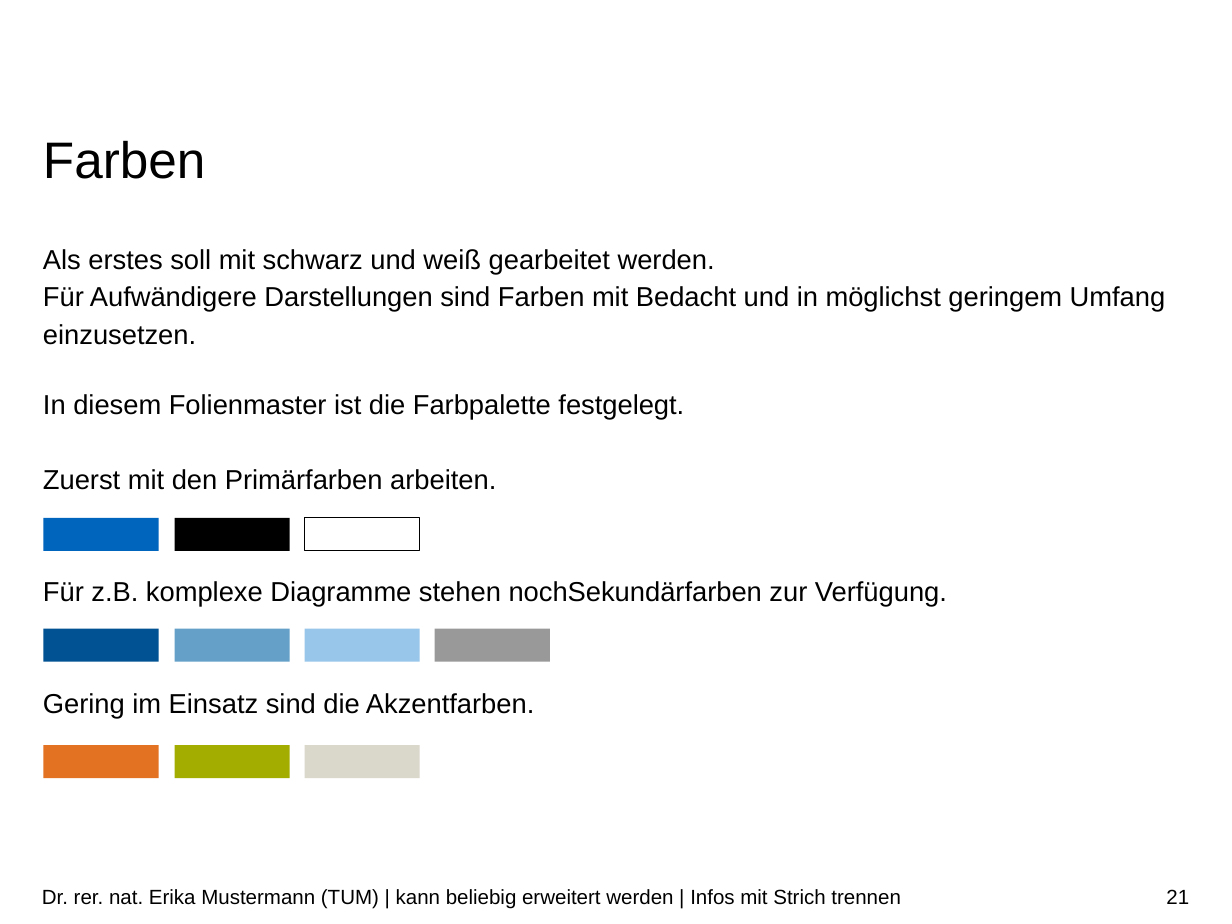
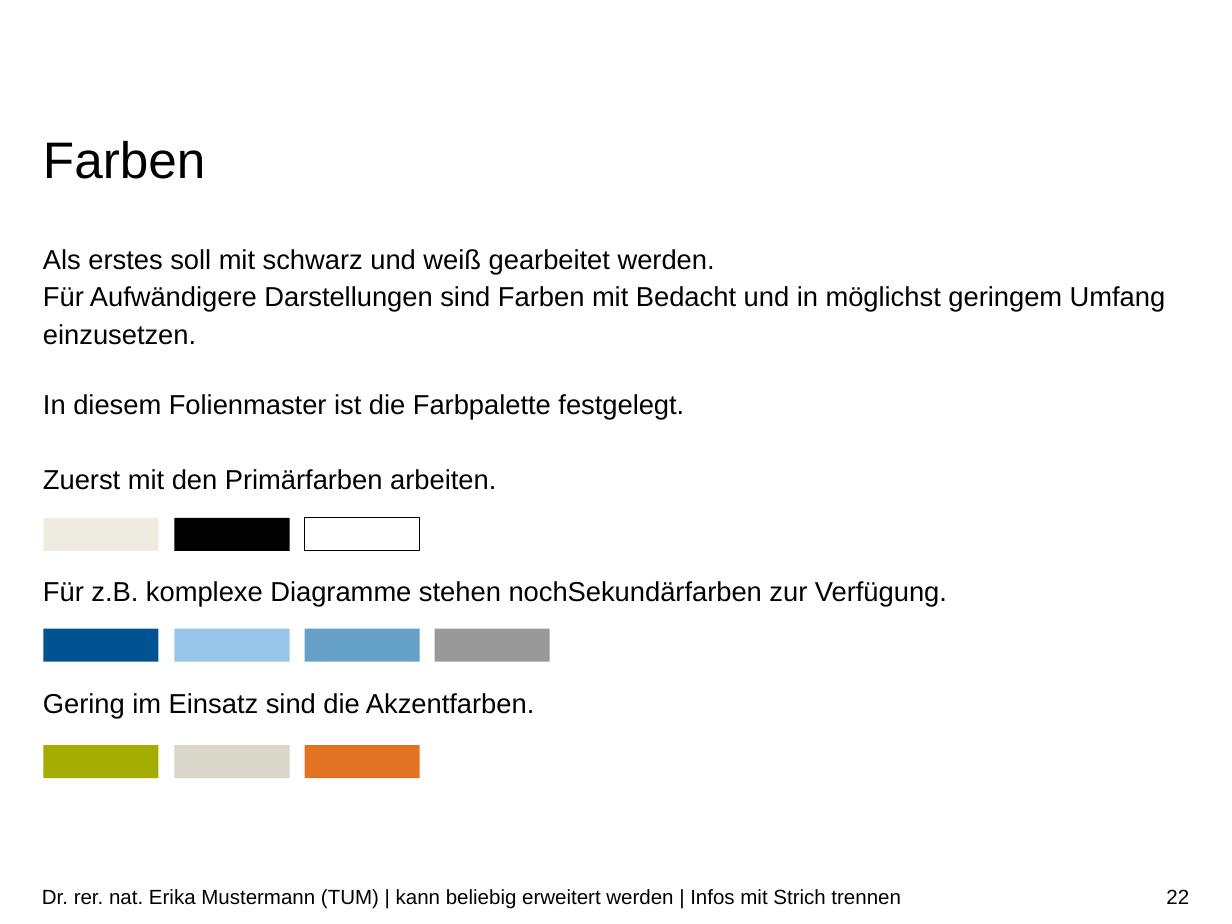
Before and after one commit to Tom-Huang/visual_navigation, a slide deck: slide 22 of Indirect Visual Odometry with Optical Flow.pptx (slide 21 before the commit). Drawn at 1232x924 pixels with LibreOffice and Linux fonts; fonts in the diff are those of the drawing; background and template pictures are left out. Boxes give left, top, right and bottom in pixels: in the first picture for what was removed or moved away, otherwise in the second. Text is boxed around its words. In the diff, an @@ line names an element or a change of style, - is before the commit and + after.

```diff
--- a/Indirect Visual Odometry with Optical Flow.pptx
+++ b/Indirect Visual Odometry with Optical Flow.pptx
@@ rectangle at [43, 517, 158, 551]: fill #0065BD to #EEECE1 @@
@@ rectangle: place and size @@
-rectangle at [175, 628, 291, 662]
+rectangle at [304, 628, 419, 662]
@@ 3 rectangles: place and size @@
-3 rectangles at [175, 628, 420, 779]
+3 rectangles at [43, 628, 290, 779]
@@ rectangle: place and size @@
-rectangle at [43, 745, 159, 779]
+rectangle at [304, 745, 419, 779]
@@ page number at [1166, 889, 1189, 904]: text changed @@
-21
+22
```
Also in this commit, not shown: 19 other slides changed, 2 slides added, 1 slide removed, 2 other files.
